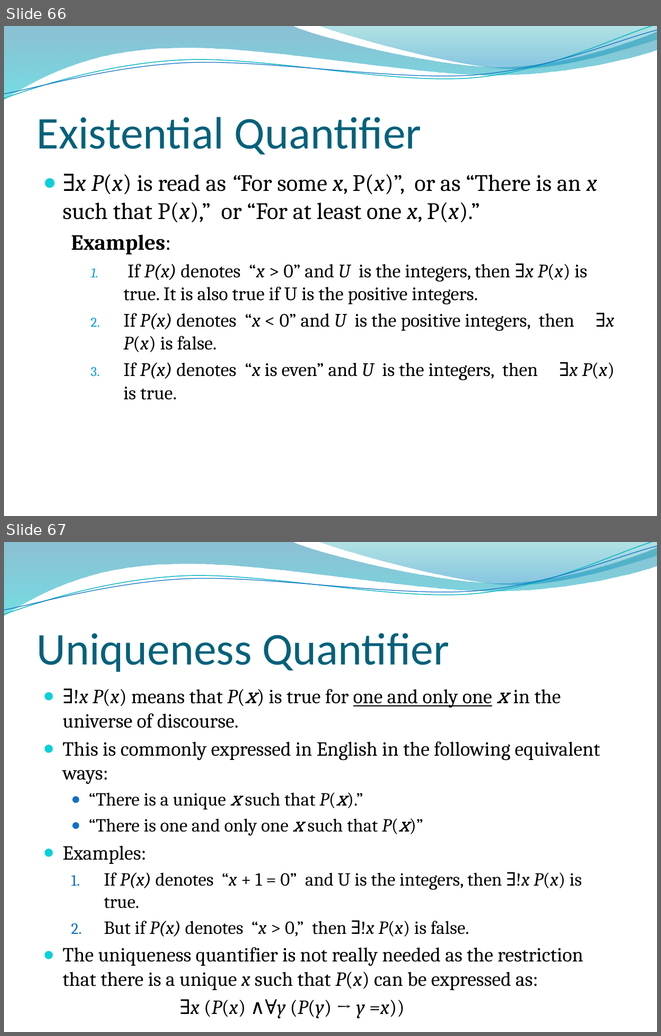
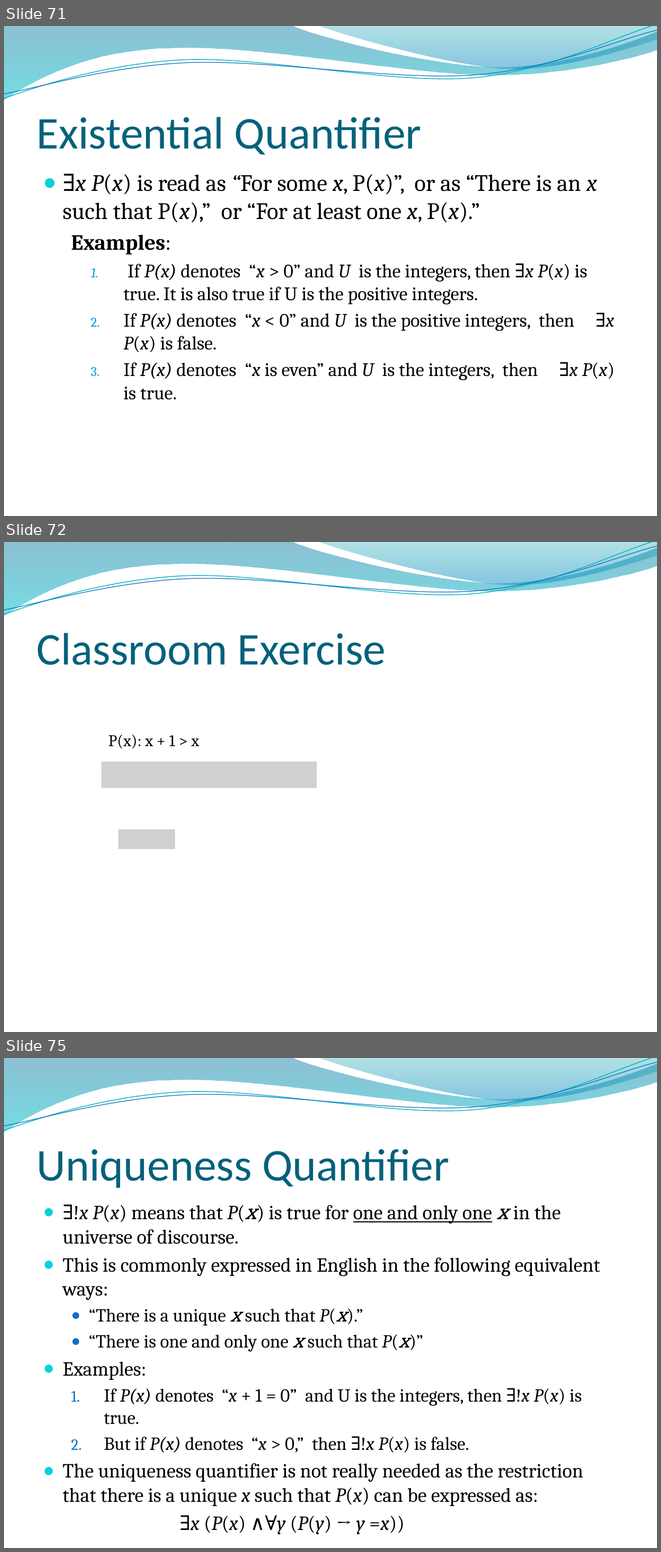
Before and after one commit to lin-chen-GA/lin-chen-GA.github.io, a slide deck: cs2620/slides/cs2620_notes1.pptx. Shown one above the other, each under a label of ours: slides 66 and 67 before the commit, slides 71, 72 and 75 after it; the slides between them are not shown. The pictures are 661x1036 and 661x1552 pixels, drawn with LibreOffice and Linux fonts; fonts in the diff are those of the drawing; grey boxes stand for pictures; background and template pictures are left out. Boxes give left, top, right and bottom in pixels: in the first picture for what was removed or moved away, otherwise in the second. Text is boxed around its words. In the diff, an @@ line names an element or a change of style, - is before the commit and + after.

```diff
--- a/cs2620/slides/cs2620_notes1.pptx
+++ b/cs2620/slides/cs2620_notes1.pptx
@@ slide 72 added at [4, 542, 657, 1032], background picture (left out); not listed: 4 template elements that a slide beside it also shows @@
@@ title added at [37, 633, 386, 665], 50 pt, text #04617B @@
+Classroom Exercise
@@ text added at [108, 734, 199, 749], 18 pt, text #000000 @@
+P(x): x + 1 > x
@@ picture added at [102, 761, 317, 787] @@
@@ picture added at [118, 829, 175, 849] @@
@@ what was slide 66 is now slide 71 @@
@@ what was slide 67 is now slide 75 @@
```
Also in this commit, not shown: 7 slides changed, 9 other slides added, 2 other files.
